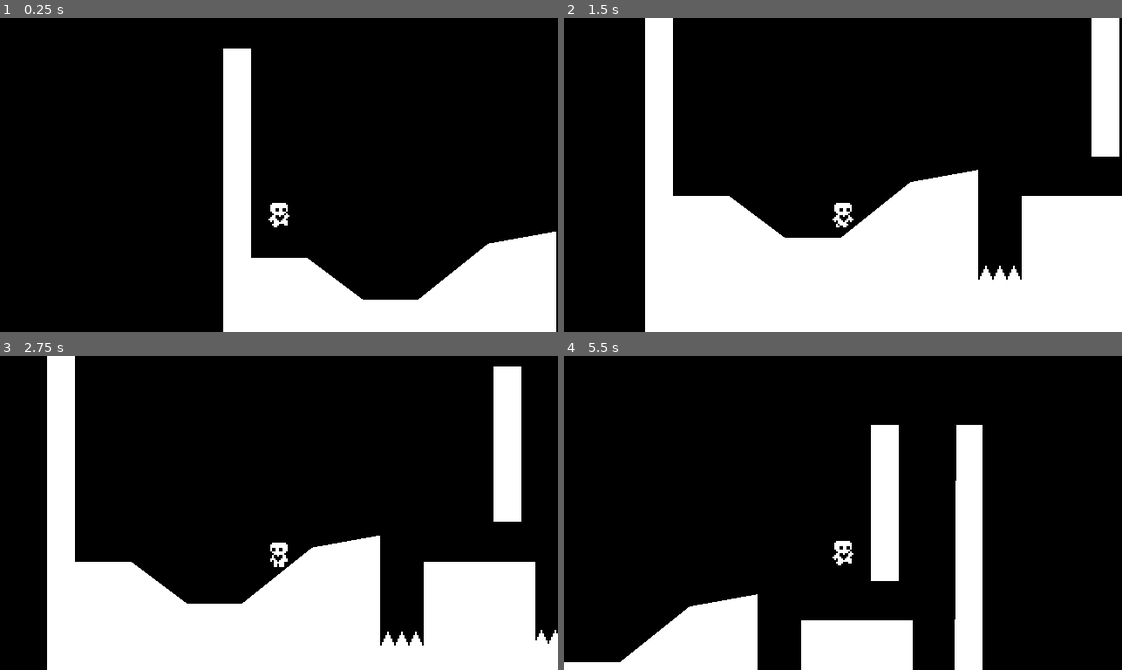
Above: before the commit, frames 1-4 (two rows, left to right).
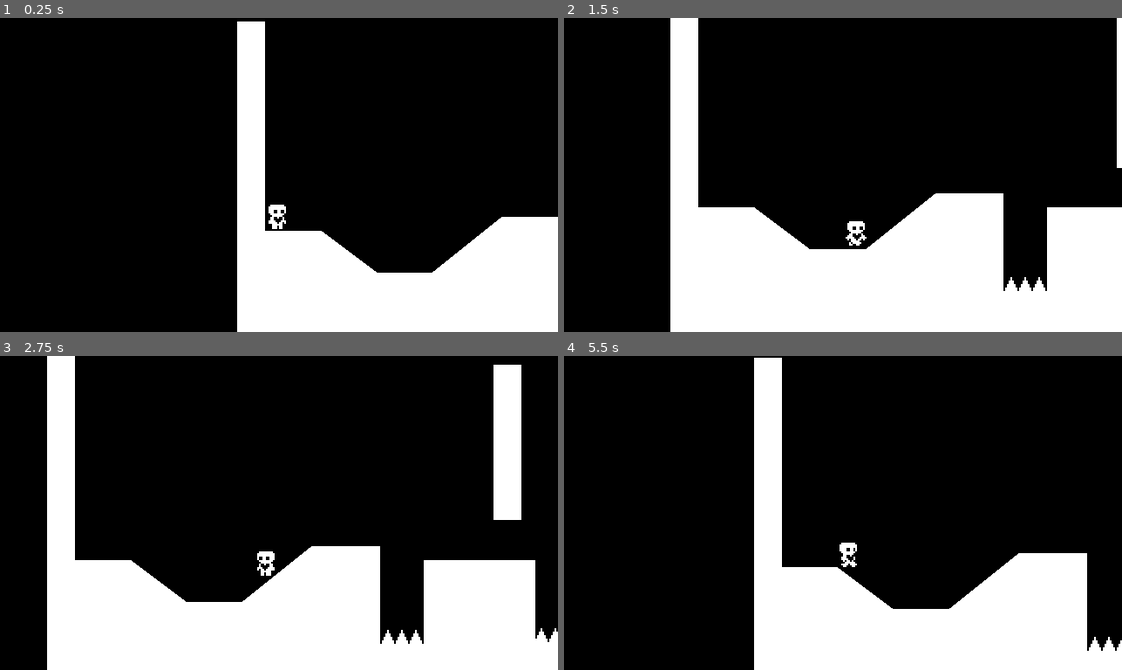
Above: after the commit, the same moments.

Repository: KadirKuruca/GodotPlatformer2D
Game: Godot game, scene res://scenes/world.tscn
The game is run twice, just before and just after one commit, with the same random seed, the same clock (stepped at 60 frames per second) and the same inputs.
Inputs:
- Up to frame 1 (0.25 s): no input
- Up to frame 2 (1.5 s): tap Enter (ui_accept) at 0.5, 0.77 s; hold Right (ui_right) from 0.53 s (still down)
- Up to frame 3 (2.75 s): tap Enter (ui_accept) at 1.52 s; release Right (ui_right) at 2.03 s; hold Left (ui_left) from 2.03 s (still down)
- Up to frame 4 (5.5 s): release Left (ui_left) at 2.78 s; hold Right (ui_right) 2.78-4.28 s; tap Enter (ui_accept) at 3.02, 3.77, 4.52 s; hold Left (ui_left) 4.28-5.03 s; hold Right (ui_right) from 5.03 s (still down)

The runs differ from the first frame. In frame 1, 8.7% of the frame differs, in the area x 40-100%, y 1-100%; in frame 2, 15%; in frame 3, 0.9%; in frame 4, 26%, in the area x 0-100%, y 0-100%.

Commit message:
Reposition player when player touch hazards
Make some changes on world scene

Diff:
--- a/scenes/player.gd
+++ b/scenes/player.gd
@@ -4,6 +4,8 @@
 
 @onready var animated_sprite_2d = $AnimatedSprite2D
 @onready var coyote_jump_timer = $CoyoteJumpTimer
+@onready var starting_position = global_position
+
 var gravity = ProjectSettings.get_setting("physics/2d/default_gravity")
 var air_jump = false
 var just_wall_jumped = false
@@ -78,4 +80,4 @@
 
 
 func _on_hazard_detector_area_entered(area):
-	queue_free()
+	global_position = starting_position
--- a/scenes/player.tscn
+++ b/scenes/player.tscn
@@ -92,7 +92,9 @@
 movement_data = ExtResource("2_f6bt8")
 
 [node name="Camera2D" type="Camera2D" parent="."]
-position = Vector2(2.08165e-12, -32)
+position = Vector2(1, -32)
+position_smoothing_enabled = true
+position_smoothing_speed = 10.0
 
 [node name="AnimatedSprite2D" type="AnimatedSprite2D" parent="."]
 position = Vector2(0, -10)
--- a/scenes/spikes.tscn
+++ b/scenes/spikes.tscn
@@ -12,8 +12,8 @@
 [node name="HazardArea" parent="Sprite2D" instance=ExtResource("2_dfd1a")]
 
 [node name="CollisionPolygon2D" type="CollisionPolygon2D" parent="Sprite2D/HazardArea"]
-polygon = PackedVector2Array(-8, 8, -8, 6, -7, 4, -6, 2, -5, 0, -4, 0, -3, 2, -2, 4, -1, 6, -1, 8)
+polygon = PackedVector2Array(-8, 8, -8, 6, -7, 4, -6, 2, -5, 2, -4, 2, -3, 2, -2, 4, -1, 6, -1, 8)
 
 [node name="CollisionPolygon2D2" type="CollisionPolygon2D" parent="Sprite2D/HazardArea"]
 position = Vector2(8, 0)
-polygon = PackedVector2Array(-8, 8, -8, 6, -7, 4, -6, 2, -5, 0, -4, 0, -3, 2, -2, 4, -1, 6, -1, 8)
+polygon = PackedVector2Array(-8, 8, -8, 6, -7, 4, -6, 2, -5, 2, -4, 2, -3, 2, -2, 4, -1, 6, -1, 8)
--- a/scenes/world.tscn
+++ b/scenes/world.tscn
@@ -16,7 +16,7 @@
 [node name="CollisionPolygon2D" type="CollisionPolygon2D" parent="Ground"]
 unique_name_in_owner = true
 scale = Vector2(1.01914, 1.03725)
-polygon = PackedVector2Array(0, 0, 15.6995, 0, 15.6995, 115. …(66 unchanged characters)… , 107.978, 149.146, 107.978, 187.413, 101.229, 187.413, 161.967, 211.944, 161.967, 21 …(132 unchanged characters)…
+polygon = PackedVector2Array(0, 0, 15.6995, 0, 15.6995, 115. …(66 unchanged characters)… , 107.978, 149.146, 107.978, 187.413, 107.978, 187.413, 161.967, 211.944, 161.967, 21 …(132 unchanged characters)…
 
 [node name="Polygon2D" type="Polygon2D" parent="Ground/CollisionPolygon2D"]
 unique_name_in_owner = true
@@ -36,7 +36,7 @@
 scale = Vector2(1, 1.01575)
 
 [node name="Player" parent="." instance=ExtResource("2_xusjn")]
-position = Vector2(32, 72)
+position = Vector2(23, 120)
 
 [node name="Spikes" parent="." instance=ExtResource("3_xlr1m")]
 position = Vector2(192, 168)
